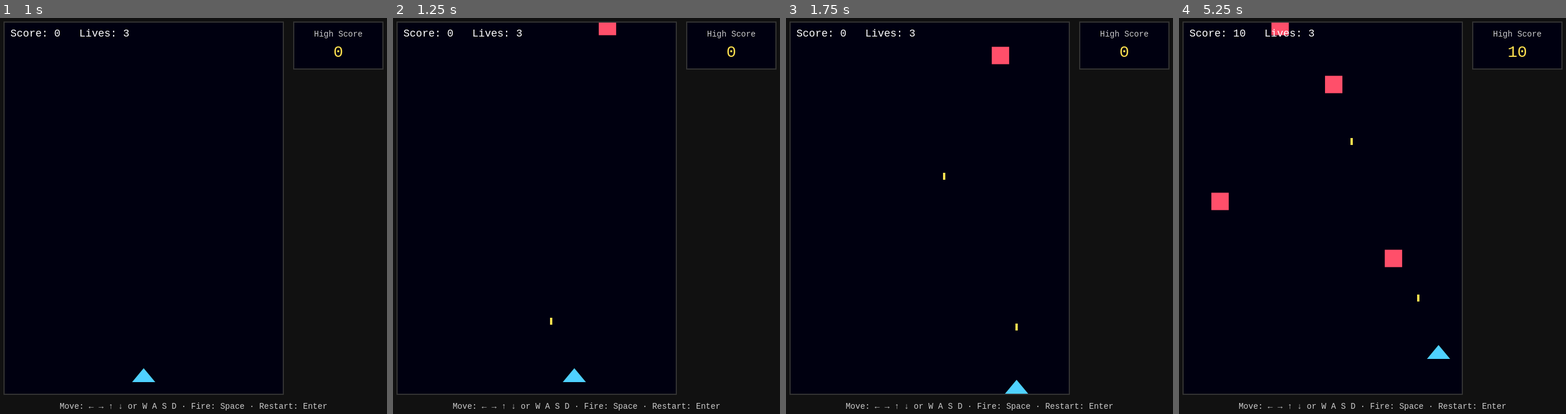
Above: before the commit, frames 1-4 (left to right).
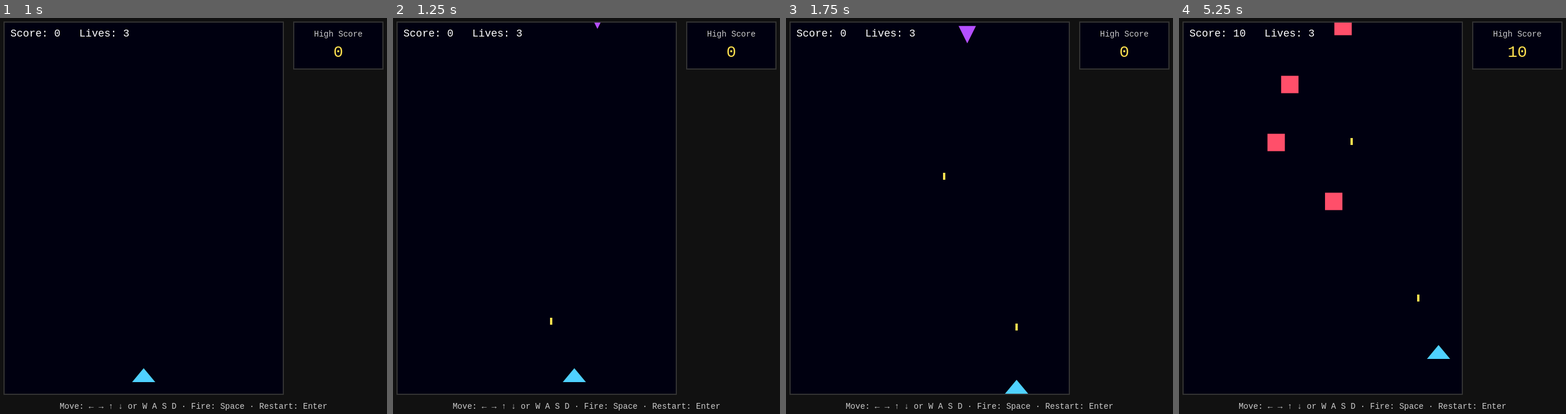
Above: after the commit, the same moments.

Repository: jeevantech123/Shooter-Game
Game: browser game, page index.html
Two runs of this game, one before a commit and one after it. Both use one fixed random seed, a clock stepped at 60 frames per second and the inputs below.
Inputs:
- Up to frame 1 (1 s): no input
- Up to frame 2 (1.25 s): hold Right from 1.03 s (still down); tap Space at 1.1 s
- Up to frame 3 (1.75 s): release Right at 1.53 s; hold Down from 1.58 s (still down); tap Space at 1.6 s
- Up to frame 4 (5.25 s): release Down at 1.85 s; hold Left 1.9-2.47 s; tap Space every 0.5 s from 2.1 to 5.1 s; hold Up 2.52-2.82 s; hold Right 2.87-3.53 s; hold Up 3.58-3.82 s; hold Left 3.87-4.3 s; hold Down 4.35-4.68 s; hold Right 4.73-5.23 s

Frame 1 is identical in both runs. In frame 2, 0.2% of the frame differs, in the area x 51-58%, y 1-5%; in frame 3, 0.3%; in frame 4, 1.5%, in the area x 8-58%, y 1-63%.

Commit message:
Add the purple triangle enemy (Round 4 R1)
About one new enemy in four is now a purple triangle pointing down. It
falls at half the red square's speed and moves sideways at 80 px/s,
turning around at the canvas edges. Enemies now carry a type; enemies
without one still act as red squares. Scoring, lives, and rectangle hit
boxes are unchanged, as agreed with the user.

Co-Authored-By: Claude Opus 5.5 <noreply@anthropic.com>

Diff:
--- a/game.js
+++ b/game.js
@@ -20,6 +20,11 @@
 const ENEMY_SIZE = 30;
 const ENEMY_SPEED = 100; // pixels per second, downward
 const ENEMY_SPAWN_DELAY = 1.0; // seconds between new enemies
+
+// Purple triangle enemy (Round 4): falls slower and bounces left and right.
+const TRIANGLE_CHANCE = 0.25; // share of new enemies that are triangles
+const TRIANGLE_FALL_SPEED = ENEMY_SPEED / 2; // pixels per second, downward
+const TRIANGLE_SIDE_SPEED = 80; // pixels per second, sideways
 
 const POINTS_PER_ENEMY = 10;
 const STARTING_LIVES = 3;
@@ -33,6 +38,7 @@
   ship: "#4fd1ff",
   shot: "#ffe14f",
   enemy: "#ff4f6a",
+  triangle: "#b44fff",
   text: "#ffffff",
 };
 
@@ -130,17 +136,45 @@
 }
 
 // An enemy starts just above the top edge at a random x, then slides in.
+// random() is used for x, then the kind, then a triangle's starting direction.
 function createEnemy(random) {
-  return {
+  const enemy = {
+    type: "square",
     x: random() * (CANVAS_WIDTH - ENEMY_SIZE),
     y: -ENEMY_SIZE,
     width: ENEMY_SIZE,
     height: ENEMY_SIZE,
   };
+  if (random() < TRIANGLE_CHANCE) {
+    enemy.type = "triangle";
+    enemy.direction = random() < 0.5 ? -1 : 1; // -1 left, 1 right
+  }
+  return enemy;
+}
+
+function isTriangle(enemy) {
+  return enemy.type === "triangle";
 }
 
 function moveEnemies(state, dt) {
-  for (const enemy of state.enemies) enemy.y += ENEMY_SPEED * dt;
+  for (const enemy of state.enemies) {
+    if (isTriangle(enemy)) moveTriangle(enemy, dt);
+    else enemy.y += ENEMY_SPEED * dt;
+  }
+}
+
+// A triangle falls slowly and moves sideways, turning around at either edge.
+function moveTriangle(enemy, dt) {
+  const maxX = CANVAS_WIDTH - enemy.width;
+  enemy.y += TRIANGLE_FALL_SPEED * dt;
+  enemy.x += enemy.direction * TRIANGLE_SIDE_SPEED * dt;
+  if (enemy.x <= 0) {
+    enemy.x = 0;
+    enemy.direction = 1;
+  } else if (enemy.x >= maxX) {
+    enemy.x = maxX;
+    enemy.direction = -1;
+  }
 }
 
 // Each shot destroys at most one enemy; both disappear and the score goes up.
@@ -259,7 +293,7 @@
   ctx.fillRect(0, 0, CANVAS_WIDTH, CANVAS_HEIGHT);
   drawShip(ctx, state.ship);
   for (const shot of state.shots) drawRect(ctx, shot, COLORS.shot);
-  for (const enemy of state.enemies) drawRect(ctx, enemy, COLORS.enemy);
+  for (const enemy of state.enemies) drawEnemy(ctx, enemy);
   drawHud(ctx, state);
   if (state.isOver) drawGameOver(ctx, state);
 }
@@ -271,6 +305,23 @@
   ctx.moveTo(ship.x + ship.width / 2, ship.y);
   ctx.lineTo(ship.x + ship.width, ship.y + ship.height);
   ctx.lineTo(ship.x, ship.y + ship.height);
+  ctx.closePath();
+  ctx.fill();
+}
+
+function drawEnemy(ctx, enemy) {
+  if (isTriangle(enemy)) drawTriangleEnemy(ctx, enemy);
+  else drawRect(ctx, enemy, COLORS.enemy);
+}
+
+// A purple triangle with a flat top and its point at the bottom middle.
+// Collisions still use its rectangle.
+function drawTriangleEnemy(ctx, enemy) {
+  ctx.fillStyle = COLORS.triangle;
+  ctx.beginPath();
+  ctx.moveTo(enemy.x, enemy.y);
+  ctx.lineTo(enemy.x + enemy.width, enemy.y);
+  ctx.lineTo(enemy.x + enemy.width / 2, enemy.y + enemy.height);
   ctx.closePath();
   ctx.fill();
 }
@@ -354,7 +405,8 @@
     CANVAS_WIDTH, CANVAS_HEIGHT, SHIP_WIDTH, SHIP_HEIGHT, SHIP_BOTTOM_MARGIN, SHIP_SPEED,
     SHOT_WIDTH, SHOT_HEIGHT, SHOT_SPEED, SHOT_DELAY, ENEMY_SIZE, ENEMY_SPEED,
     ENEMY_SPAWN_DELAY, POINTS_PER_ENEMY, STARTING_LIVES, MAX_FRAME_TIME, HIGH_SCORE_KEY,
-    createGame, resetGame, createInput, updateGame, rectsOverlap,
+    TRIANGLE_CHANCE, TRIANGLE_FALL_SPEED, TRIANGLE_SIDE_SPEED, COLORS,
+    createGame, resetGame, createInput, updateGame, rectsOverlap, createEnemy,
     handleKeyDown, handleKeyUp, drawGame, hudText,
     createHighScore, updateHighScore, loadHighScore, saveHighScore,
   };
